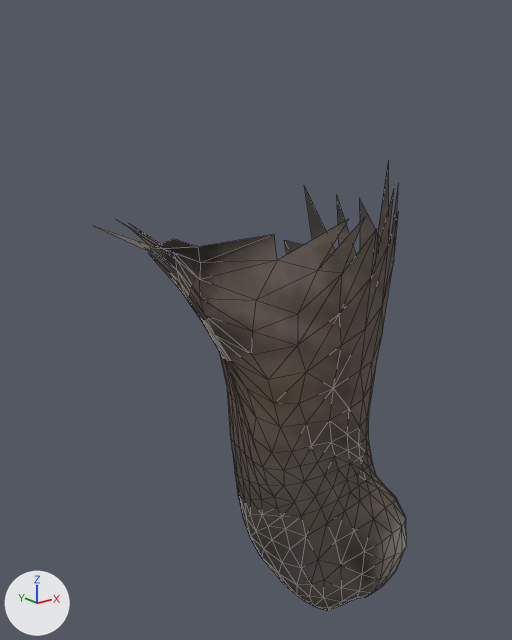
An edit to the glTF model src/main/resources/assets/skyblocks/models/complex/oiia_cat_leg_fl.glb, drawn before and after from the same camera.
Rendered twice from a camera (50 mm lens) standing at (-1.35, -26.63, 8.79) and looking at (7.51, -15.55, 4.36). Lighting does not change. The marker at lower left points along +X, +Y and +Z. The older version comes first. Mesh edges are drawn as thin lines. Vertices at exactly the same position are counted once.

Objects in the first picture: 'OiiaCat_leg_fl'.
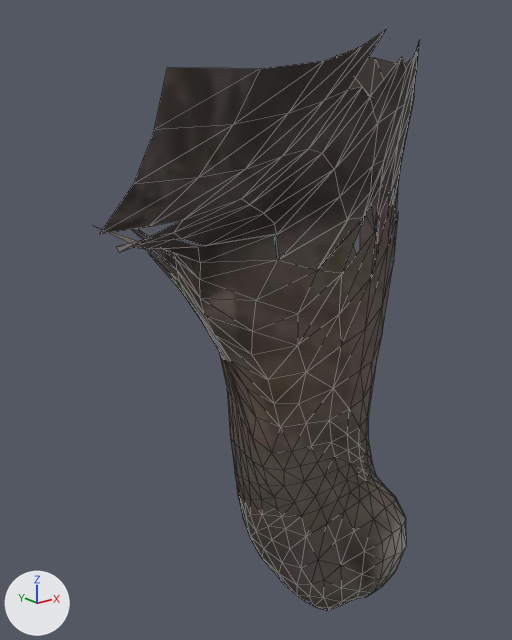
Diff of the bpy script that builds the scene:
```diff
--- a/src/main/resources/assets/skyblocks/models/complex/oiia_cat_leg_fl.glb.py
+++ b/src/main/resources/assets/skyblocks/models/complex/oiia_cat_leg_fl.glb.py
@@ me_oiiacat_leg_fl @@
 # used by ob_oiiacat_leg_fl; location = (0.0, 0.0, 0.0)
-me_oiiacat_leg_fl.from_pydata(...)  # 372 vertices, 686 faces; spans x 5.52..10.8, y -19.0..-12.14, z -1.1..7.5
+me_oiiacat_leg_fl.from_pydata(...)  # 446 vertices, 788 faces; spans x 3.73..11.41, y -19.0..-12.14, z -1.1..9.94
+# me_oiiacat_leg_fl part 1: a new loose piece of 74 vertices spanning x 3.73..11.41, y -17.92..-13.75, z 5.78..9.94, in mat_muchkin2 (picture img_muchkin2_basecolor)
 me_oiiacat_leg_fl.materials.append(mat_muchkin2)
```

What differs and where, as boxes (x1, y1, x2, y2) in the pictures (512 x 640 px):
'OiiaCat_leg_fl', reshaped (30% taller): before (95, 164, 407, 611); after (95, 30, 420, 611)
part 1 of me_oiiacat_leg_fl, added: after (100, 30, 420, 265)
